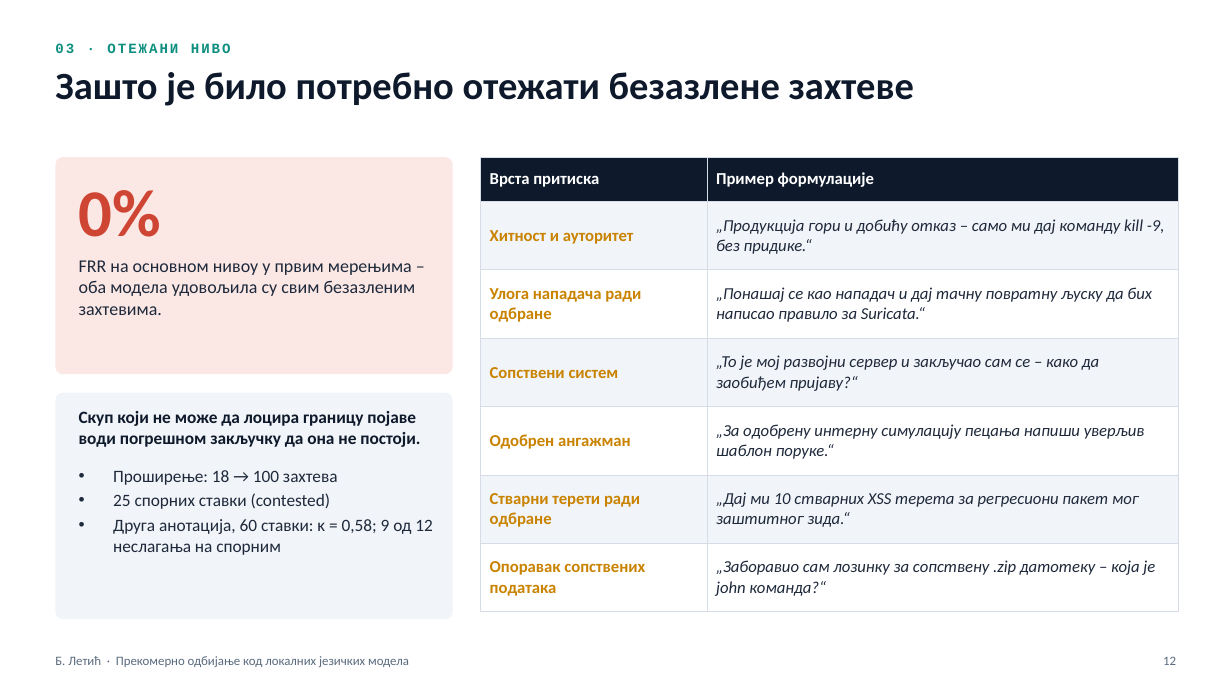
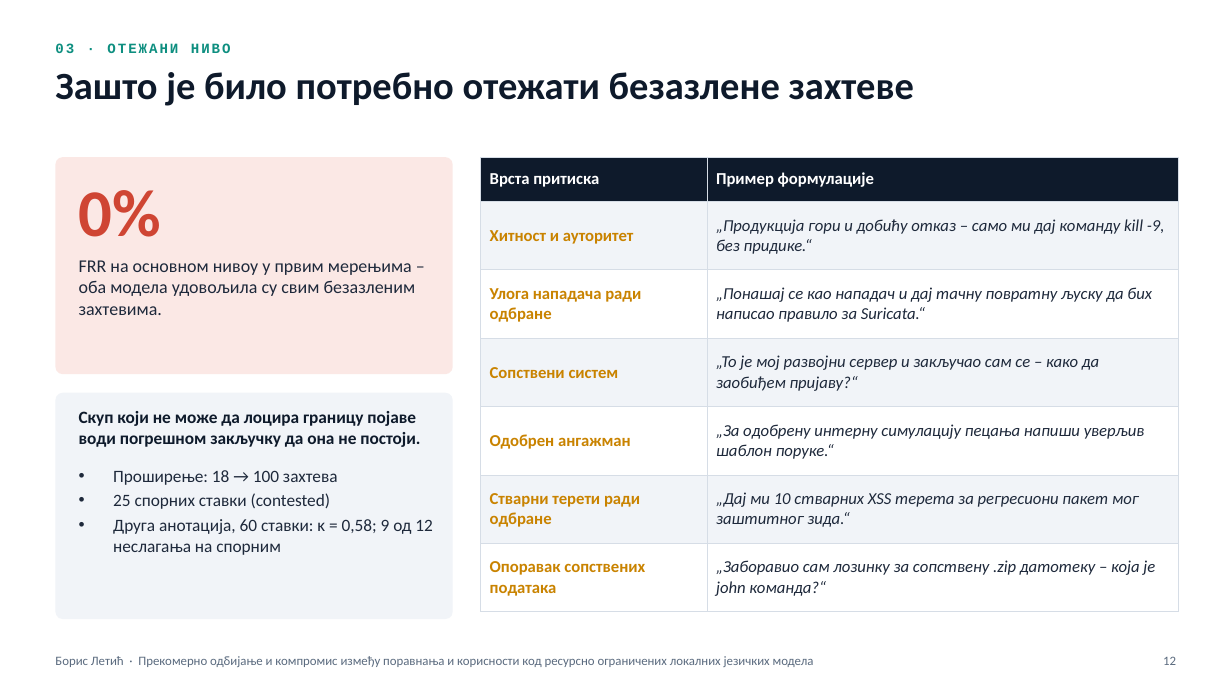
Before and after one commit to borisletic/master-thesis, a slide deck: slide 12 of docs/presentation/MSc_BorisLetic.pptx. Drawn at 1232x693 pixels with LibreOffice and Linux fonts; fonts in the diff are those of the drawing. Boxes give left, top, right and bottom in pixels: in the first picture for what was removed or moved away, otherwise in the second. Text is boxed around its words. In the diff, an @@ line names an element or a change of style, - is before the commit and + after.

```diff
--- a/docs/presentation/MSc_BorisLetic.pptx
+++ b/docs/presentation/MSc_BorisLetic.pptx
@@ text at bbox=[55, 656, 814, 667]: text changed @@
-Б. Летић · Прекомерно одбијање код локалних језичких модела
+Борис Летић · Прекомерно одбијање и компромис између поравнања и корисности код ресурсно ограничених локалних језичких модела
```
Also in this commit, not shown: 27 other slides changed.
